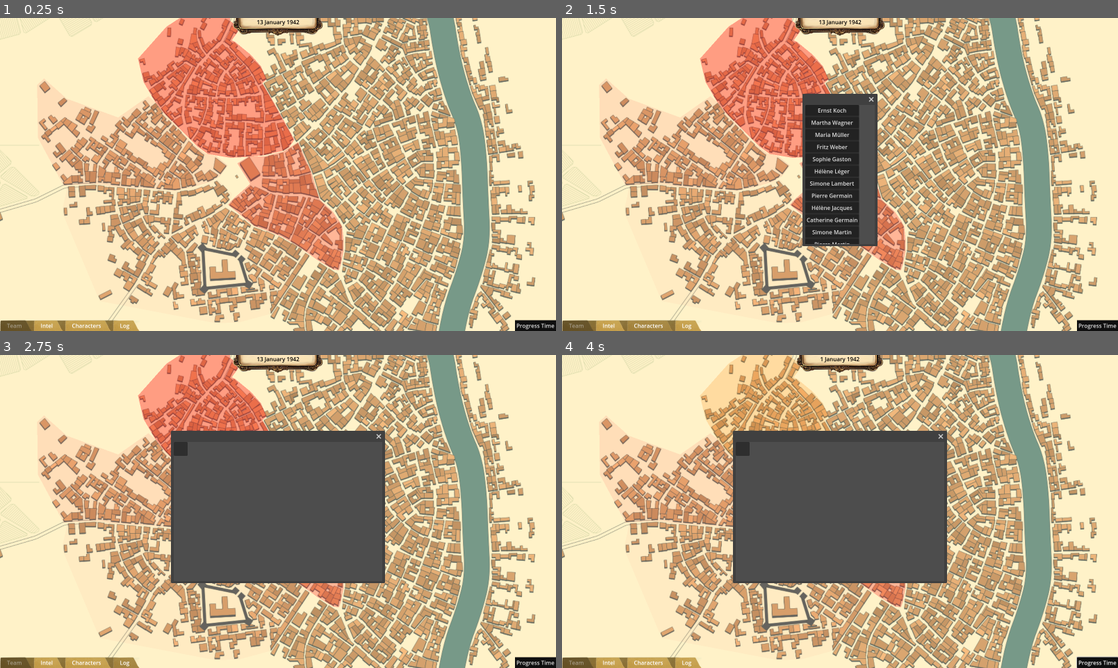
Above: before the commit, frames 1-4 (two rows, left to right).
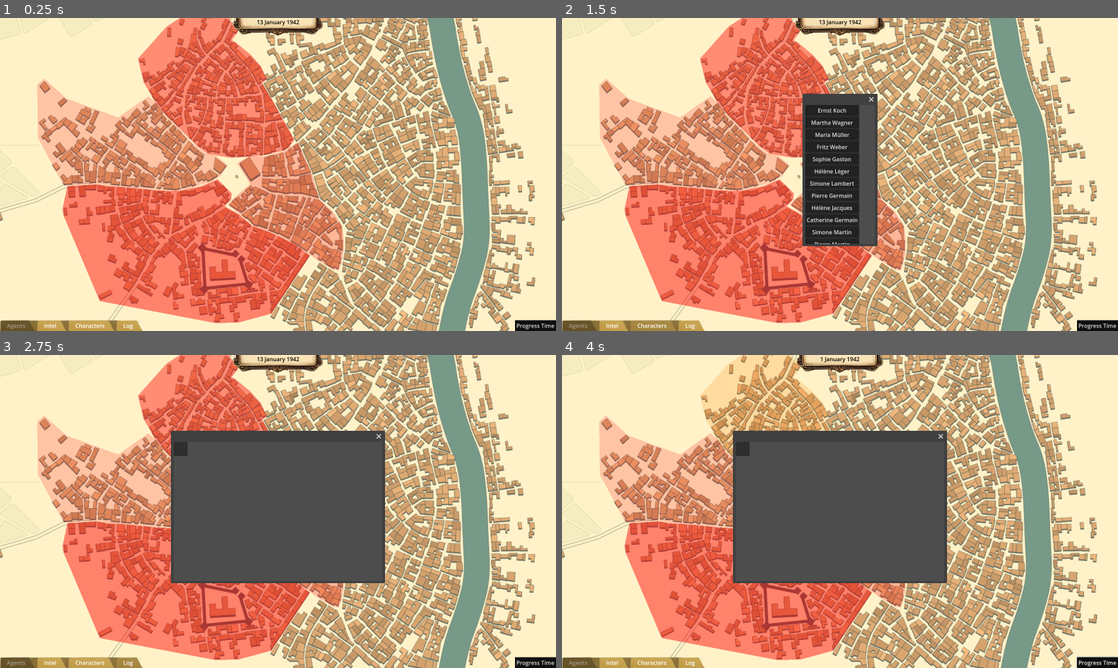
Above: after the commit, the same moments.

Repository: Stormwind-Gaming/stw-gogj-24
Game: Godot game, scene res://scenes/map.tscn
The game is run twice, just before and just after one commit, with the same random seed, the same clock (stepped at 60 frames per second) and the same inputs.
Inputs:
- Up to frame 1 (0.25 s): no input
- Up to frame 2 (1.5 s): click "Intel" at 0.5 s; click "Characters" at 1.25 s
- Up to frame 3 (2.75 s): click "Log" at 2 s
- Up to frame 4 (4 s): click "Progress Time" at 2.75 s; click "Ernst Koch" at 3.5 s

The runs differ from the first frame. In frame 1, 17% of the frame differs, in the area x 1-56%, y 19-100%; in frame 2, 17%; in frame 3, 14%; in frame 4, 14%.

Commit message:
feat: district names and types feat: poi names and types feat: poi static/variable spawn logic

Diff:
--- /dev/null
+++ b/data/poi_names.csv
@@ -0,0 +1,126 @@
+poi_name,poi_type
+Luchtafweer van Noordhoek,ANTI_AIR_EMPLACEMENT
+De Stalen Ring,ANTI_AIR_EMPLACEMENT
+Bergkade Verdediging,ANTI_AIR_EMPLACEMENT
+Luchtscherm van Zuid,ANTI_AIR_EMPLACEMENT
+Hoogtoren Batterij,ANTI_AIR_EMPLACEMENT
+De Rode Roos,BROTHEL
+Het Fluwelen Huis,BROTHEL
+De Nachtbloem,BROTHEL
+Het Verloren Licht,BROTHEL
+De Zoete Schaduw,BROTHEL
+Koffiehuis Van Den Broek,CAFE
+De Koperen Kettle,CAFE
+Visserskaai Café,CAFE
+Brood en Meer,CAFE
+Havenkaffee Het Anker,CAFE
+Kathedraal van St. Bonifatius,CATHEDRAL
+De Grote Dom,CATHEDRAL
+Kathedraal van Licht,CATHEDRAL
+St. Jans Toren,CATHEDRAL
+Kathedraal van de Rivier,CATHEDRAL
+Kerk van St. Andries,CHURCH
+De Kleine Kapel,CHURCH
+St. Clara’s Gebedshuis,CHURCH
+Heilige Hart Kerk,CHURCH
+Kapel aan de Heuvel,CHURCH
+Het Oude Scherm,CINEMA
+Cinema Sterrenlicht,CINEMA
+De Zilveren Lantaarn,CINEMA
+Stadsbioscoop van Kasteelwijk,CINEMA
+Filmhuis Vlaerebeek,CINEMA
+Zuidhaven Docks,DOCKS
+De Zoute Kaai,DOCKS
+Lijnebeek Handelshaven,DOCKS
+Grootelinde Zeehoek,DOCKS
+Stadskade Noord,DOCKS
+De IJzeren Werkplaats,FACTORY
+Het Grote Raderwerk,FACTORY
+Staal & Stoom,FACTORY
+Veldwerk Fabriek,FACTORY
+Machinefabriek Noord,FACTORY
+Post van de Zwarte Helm,GESTAPO_POST
+Bureau van de Donkere Hand,GESTAPO_POST
+Gestapo Hoofdpost West,GESTAPO_POST
+Het IJzeren Oog,GESTAPO_POST
+Kantoor van de Grijze Mantel,GESTAPO_POST
+De Verse Mand,GROCER
+Het Groene Blad,GROCER
+Kruid & Koorn,GROCER
+Tafel van ’t Land,GROCER
+Grootmoeders Keus,GROCER
+Kantoor van de Stad,OFFICE
+Het Handelsgebouw,OFFICE
+Bureau aan de Haven,OFFICE
+Werkplein ’t Spaarvarken,OFFICE
+Administratiehuis,OFFICE
+Park der Vrijheid,PARK
+De Bomenhof,PARK
+Het Stille Weide,PARK
+Kasteeltuin van Rust,PARK
+Rivierenpark,PARK
+Politiehuis van Vrede,POLICE_STATION
+Wijkpost De Zilveren Helm,POLICE_STATION
+Het Wachtstation,POLICE_STATION
+Politiecentrale Noordpoort,POLICE_STATION
+De Blauwe Wacht,POLICE_STATION
+Postkantoor Het Oude Briefje,POST_OFFICE
+Stadsbrieven Bureau,POST_OFFICE
+Post van de Drie Bruggen,POST_OFFICE
+De Rode Posttoren,POST_OFFICE
+Marktplein Post,POST_OFFICE
+De Gouden Beker,PUB
+Het Brouwhuis,PUB
+Brasserie ’t Oude Vaatje,PUB
+Het Verloren Schaap,PUB
+De Groene Gans,PUB
+De Scheve Toren,PUB
+Villa aan de Rivier,RESIDENCE
+Het Blauwe Erf,RESIDENCE
+Huize van der Linden,RESIDENCE
+De Rode Poort,RESIDENCE
+Landhuis aan ’t Veld,RESIDENCE
+De Gouden Lepel,RESTAURANT
+Brasserie de Zilveren Maagd,RESTAURANT
+De Groene Tafel,RESTAURANT
+Het Vuur & De Vork,RESTAURANT
+Café de Stadskeuken,RESTAURANT
+Bakkerij De Smaak,SHOP
+Frituur De Belhamel,SHOP
+Maison du Fromage,SHOP
+Wijnen en Wijnen,SHOP
+De Zoete Hap,SHOP
+Molenhoek Apotheker,SHOP
+Antiek en Curiosa,SHOP
+Brouwerij de Bruine Beer,SHOP
+Modehuis Elize,SHOP
+Het Kleine Boekje,SHOP
+Meubels op Maat,SHOP
+De Zoute Zeemeermin,SHOP
+Atelier van de Klok,SHOP
+Fleur en Veld,SHOP
+Het Notenhuis,SHOP
+De Zilveren Spiegel,SHOP
+Boekhandel ’t Oude Verhaal,SHOP
+Wafelhuis de Lekkerbek,SHOP
+Veldbloemen en Vaassen,SHOP
+Basis Diepzee,SUBMARINE_PEN
+Onderzeehaven Noord,SUBMARINE_PEN
+Pen van de Zwarte Golf,SUBMARINE_PEN
+Marinebunker Zuid,SUBMARINE_PEN
+Rivierdijk Diepte,SUBMARINE_PEN
+Station van Dendeloft,TRAIN_STATION
+Spoorhaven Zoldergem,TRAIN_STATION
+Rijshagen Centraal,TRAIN_STATION
+Hoogspoor Brusselbroek,TRAIN_STATION
+Grootelinde Spoorplein,TRAIN_STATION
+Magazijn Zuidpoort,WAREHOUSE
+Opslag Het Volle Vat,WAREHOUSE
+De Grote Opslag,WAREHOUSE
+Houtloods Oost,WAREHOUSE
+Koelhuis West,WAREHOUSE
+Werkplaats van de Oude Smid,WORKSHOP
+Meesterwerk Atelier,WORKSHOP
+Klokkenmakerij van Waas,WORKSHOP
+Het Houten Wiel,WORKSHOP
+De Zilveren Schaar,WORKSHOP
--- /dev/null
+++ b/data/poi_types.csv
@@ -0,0 +1,19 @@
+poi_name,poi_description,district_type,spawn_chance,max_spawn_quantity
+Cinema,,shopping,100,1
+Grocer,,shopping,75,-1
+Shop,,shopping,75,-1
+Pub,,shopping,50,-1
+Restaurant,,shopping,50,-1
+Residence,,shopping,25,-1
+Factory,,industrial,75,-1
+Workshop,,industrial,75,-1
+Warehouse,,industrial,75,-1
+Office,,industrial,50,-1
+Anti Air Emplacement,,industrial,50,-1
+Residence,,residential,75,-1
+Pub,,residential,50,3
+Cafe,,residential,50,3
+Shop,,residential,50,3
+Church,,residential,50,2
+Restaurant,,residential,25,3
+Gestapo Post,,residential,25,3
--- a/scenes/districts/district_c.tscn
+++ b/scenes/districts/district_c.tscn
@@ -1,9 +1,8 @@
-[gd_scene load_steps=5 format=3 uid="uid://cdhfja2nolmpl"]
+[gd_scene load_steps=4 format=3 uid="uid://cdhfja2nolmpl"]
 
 [ext_resource type="Script" path="res://scripts/district.gd" id="1_segdj"]
 [ext_resource type="Texture2D" uid="uid://cuyfkmlgcpdhb" path="res://assets/city.svg" id="2_gyqnt"]
-[ext_resource type="PackedScene" uid="uid://bue8o2mrnetun" path="res://scenes/pois/poi_static.tscn" id="3_bhahb"]
-[ext_resource type="PackedScene" uid="uid://b8whiyhmyjogs" path="res://scenes/pois/poi_variable.tscn" id="4_ouxf6"]
+[ext_resource type="PackedScene" uid="uid://bue8o2mrnetun" path="res://scenes/pois/poi.tscn" id="3_bhahb"]
 
 [node name="District_C" type="Area2D"]
 script = ExtResource("1_segdj")
@@ -24,27 +23,29 @@
 
 [node name="pois" type="Node2D" parent="."]
 
-[node name="Poi_Static" parent="pois" instance=ExtResource("3_bhahb")]
-poi_static_name = "Cathedral"
-poi_static_description = "This is the PoI of the Cathedral"
+[node name="Poi" parent="pois" instance=ExtResource("3_bhahb")]
+poi_static = true
+poi_static_type = 10
+poi_static_name = "Test C"
+poi_static_description = "Test Static"
 
-[node name="CollisionPolygon2D" type="CollisionPolygon2D" parent="pois/Poi_Static"]
+[node name="CollisionPolygon2D" type="CollisionPolygon2D" parent="pois/Poi"]
 polygon = PackedVector2Array(691, 417, 717, 400, 748, 447, 722, 465)
 
-[node name="Poi_Variable" parent="pois" instance=ExtResource("4_ouxf6")]
+[node name="Poi2" parent="pois" instance=ExtResource("3_bhahb")]
 
-[node name="CollisionPolygon2D" type="CollisionPolygon2D" parent="pois/Poi_Variable"]
-polygon = PackedVector2Array(759, 424, 775, 424, 774, 398, 761, 401)
+[node name="CollisionPolygon2D" type="CollisionPolygon2D" parent="pois/Poi2"]
+polygon = PackedVector2Array(762, 449, 766, 423, 791, 425, 788, 453)
 
-[node name="Poi_Variable2" parent="pois" instance=ExtResource("4_ouxf6")]
+[node name="Poi3" parent="pois" instance=ExtResource("3_bhahb")]
 
-[node name="CollisionPolygon2D" type="CollisionPolygon2D" parent="pois/Poi_Variable2"]
-polygon = PackedVector2Array(775, 424, 790, 424, 788, 394, 774, 397)
+[node name="CollisionPolygon2D" type="CollisionPolygon2D" parent="pois/Poi3"]
+polygon = PackedVector2Array(742, 487, 715, 509, 762, 525, 764, 500)
 
-[node name="Poi_Variable3" parent="pois" instance=ExtResource("4_ouxf6")]
+[node name="Poi4" parent="pois" instance=ExtResource("3_bhahb")]
 
-[node name="CollisionPolygon2D" type="CollisionPolygon2D" parent="pois/Poi_Variable3"]
-polygon = PackedVector2Array(770, 490, 754, 483, 756, 462, 776, 462)
+[node name="CollisionPolygon2D" type="CollisionPolygon2D" parent="pois/Poi4"]
+polygon = PackedVector2Array(798, 472, 789, 501, 838, 501, 843, 471)
 
 [connection signal="input_event" from="." to="." method="_on_input_event"]
 [connection signal="mouse_entered" from="." to="." method="_on_mouse_entered"]
--- a/scenes/gui/footer.tscn
+++ b/scenes/gui/footer.tscn
@@ -13,7 +13,7 @@
 [sub_resource type="StyleBoxFlat" id="StyleBoxFlat_qsspa"]
 bg_color = Color(0, 0, 0, 1)
 
-[node name="Footer" type="Control"]
+[node name="Footer" type="Control" node_paths=PackedStringArray("show_character_list_button", "show_intel_list_button", "show_log_list_button", "show_agents_list_button", "turn_button")]
 layout_mode = 3
 anchors_preset = 12
 anchor_top = 1.0
@@ -22,6 +22,11 @@
 grow_horizontal = 2
 grow_vertical = 0
 script = ExtResource("1_hd6ji")
+show_character_list_button = NodePath("HBoxContainer/PanelContainer3/HBoxContainer/CharacterListButton")
+show_intel_list_button = NodePath("HBoxContainer/PanelContainer3/HBoxContainer/IntelListButton")
+show_log_list_button = NodePath("HBoxContainer/PanelContainer3/HBoxContainer/LogListButton")
+show_agents_list_button = NodePath("HBoxContainer/PanelContainer3/HBoxContainer/AgentsListButton")
+turn_button = NodePath("HBoxContainer/PanelContainer/TurnButton")
 
 [node name="HBoxContainer" type="HBoxContainer" parent="."]
 layout_mode = 1
@@ -42,11 +47,11 @@
 layout_mode = 2
 theme = ExtResource("2_3ln20")
 
-[node name="TeamListButton" type="Button" parent="HBoxContainer/PanelContainer3/HBoxContainer"]
+[node name="AgentsListButton" type="Button" parent="HBoxContainer/PanelContainer3/HBoxContainer"]
 layout_mode = 2
 focus_mode = 0
 disabled = true
-text = "Team"
+text = "Agents"
 
 [node name="IntelListButton" type="Button" parent="HBoxContainer/PanelContainer3/HBoxContainer"]
 layout_mode = 2
@@ -63,19 +68,6 @@
 focus_mode = 0
 text = "Log"
 
-[node name="TabBar" type="TabBar" parent="HBoxContainer/PanelContainer3/HBoxContainer"]
-visible = false
-layout_mode = 2
-current_tab = 0
-clip_tabs = false
-scrolling_enabled = false
-scroll_to_selected = false
-tab_count = 4
-tab_0/title = "Team"
-tab_1/title = "Intel"
-tab_2/title = "Characters"
-tab_3/title = "Log"
-
 [node name="VSeparator" type="VSeparator" parent="HBoxContainer"]
 layout_mode = 2
 size_flags_horizontal = 3
@@ -88,5 +80,3 @@
 [node name="TurnButton" type="Button" parent="HBoxContainer/PanelContainer"]
 layout_mode = 2
 text = "Progress Time"
-
-[connection signal="tab_clicked" from="HBoxContainer/PanelContainer3/HBoxContainer/TabBar" to="." method="_on_tab_bar_tab_clicked"]
--- a/scenes/pois/poi_variable.tscn
+++ b/scenes/pois/poi.tscn
@@ -1,16 +1,18 @@
-[gd_scene load_steps=3 format=3 uid="uid://b8whiyhmyjogs"]
+[gd_scene load_steps=3 format=3 uid="uid://bue8o2mrnetun"]
 
-[ext_resource type="Script" path="res://scripts/pois/poi.gd" id="1_dl23m"]
-[ext_resource type="Texture2D" uid="uid://dniextr4kn1uv" path="res://assets/PoI.png" id="2_20hx0"]
+[ext_resource type="Script" path="res://scripts/pois/poi.gd" id="1_cwy0w"]
+[ext_resource type="Texture2D" uid="uid://dniextr4kn1uv" path="res://assets/PoI.png" id="2_y8567"]
 
-[node name="Poi_Variable" type="Area2D"]
+[node name="Poi" type="Area2D"]
 top_level = true
-script = ExtResource("1_dl23m")
+script = ExtResource("1_cwy0w")
+poi_static = false
+poi_static_type = 3
 
 [node name="Sprite2D" type="Sprite2D" parent="."]
 visible = false
 scale = Vector2(0.3, 0.3)
-texture = ExtResource("2_20hx0")
+texture = ExtResource("2_y8567")
 
 [node name="Polygon2D" type="Polygon2D" parent="."]
 top_level = true
--- a/scenes/pois/poi_static.tscn
+++ /dev/null
@@ -1,20 +0,0 @@
-[gd_scene load_steps=3 format=3 uid="uid://bue8o2mrnetun"]
-
-[ext_resource type="Script" path="res://scripts/pois/poi_static.gd" id="1_okdc4"]
-[ext_resource type="Texture2D" uid="uid://dniextr4kn1uv" path="res://assets/PoI.png" id="2_lxyk4"]
-
-[node name="Poi_Static" type="Area2D"]
-top_level = true
-script = ExtResource("1_okdc4")
-
-[node name="Sprite2D" type="Sprite2D" parent="."]
-visible = false
-scale = Vector2(0.3, 0.3)
-texture = ExtResource("2_lxyk4")
-
-[node name="Polygon2D" type="Polygon2D" parent="."]
-top_level = true
-
-[connection signal="input_event" from="." to="." method="_on_poi_clicked"]
-[connection signal="mouse_entered" from="." to="." method="_on_mouse_entered"]
-[connection signal="mouse_exited" from="." to="." method="_on_mouse_exited"]
--- a/scripts/district.gd
+++ b/scripts/district.gd
@@ -1,6 +1,7 @@
 extends Node
 class_name District
 
+var district_type: Enums.DistrictType
 var district_name: String = ""
 var district_description: String = ""
 var rumour_text: String = ""
@@ -22,8 +23,13 @@
 signal poi_unhovered
 
 func _ready() -> void:
-	# set heat random 1-100
-	heat = randi() % 100 + 1
+	# Give the district a random type
+	district_type = randi() % Enums.DistrictType.size() as Enums.DistrictType
+
+	print("District Type: %s" % district_type)
+
+	# set heat random 20-80
+	heat = randi() % 80 + 21
 
 	# set heat color alpha based on heat between 0 and 0.5
 	heat_color.a = heat / 200
@@ -37,9 +43,72 @@
 		pois.append(poi)
 
 	for poi in pois:
+		# connect signals
 		poi.connect("poi_hovered", _on_poi_hovered)
 		poi.connect("poi_unhovered", _on_poi_unhovered)
-		poi.setup_poi()
+		# setup visuals
+		poi.setup_poi_visuals()
+
+		if poi.poi_static:
+			poi.set_poi_details(self, Enums.POIType.NONE, "", "")
+			print("%s - %s" % [poi.poi_name, poi.poi_type])
+			continue
+
+		# get a random poi type
+		var poi_types = Globals.get_poi_types(district_type)
+
+		# if a POI has a spawn chance of 100, it will always spawn, so we need to check if we already have the max of that type
+		var guaranteed_poi_types = poi_types.filter(
+			func(poi_type):
+				return poi_type["spawn_chance"] == 100
+		).filter(
+			func(poi_type):
+				return pois.filter(
+					func(poi_to_filter):
+						return poi_to_filter.poi_type == poi_type["poi_type"]
+				).size() < poi_type["max_spawn_quantity"]
+		)
+
+		var selected_poi_type = null
+		if guaranteed_poi_types.size() > 0:
+			selected_poi_type = guaranteed_poi_types[0]
+		else:
+			# filter poi types by if they have a max_spawn_quantity and if we already have the max of that type
+			var filtered_poi_types = poi_types.filter(
+				func(poi_type):
+					if poi_type["max_spawn_quantity"] == -1:
+						return true
+					else:
+						return pois.filter(
+							func(poi_to_filter):
+								return poi_to_filter.poi_type == poi_type["poi_type"]
+						).size() < poi_type["max_spawn_quantity"]
+			)
+			# get a random poi type from the filtered list based on spawn_chance by adding all spawn chances together
+			var total_spawn_chance = 0
+			for poi_type in filtered_poi_types:
+				total_spawn_chance += poi_type["spawn_chance"]
+			var random_spawn_chance = randi_range(0, total_spawn_chance)
+
+			# get the poi type based on the random spawn chance
+			var current_spawn_chance = 0
+			for poi_type in filtered_poi_types:
+				current_spawn_chance += poi_type["spawn_chance"]
+				if random_spawn_chance <= current_spawn_chance:
+					selected_poi_type = poi_type
+					break
+
+		# if we didn't find a poi type, return
+		if selected_poi_type == null:
+			print("No poi type found")
+			return
+
+		# get the poi name by type
+		var poi_name = Globals.get_poi_name(selected_poi_type["poi_type"])
+
+		print("%s - %s" % [poi_name, selected_poi_type["poi_name"]])
+		# set the poi details
+		poi.set_poi_details(self, selected_poi_type["poi_type"], "%s - %s" % [poi_name, selected_poi_type["poi_name"]], selected_poi_type["poi_description"])
 
 #region District
 
--- a/scripts/enums.gd
+++ b/scripts/enums.gd
@@ -1,7 +1,4 @@
 extends Node
-
-# enum DistrictType {District_NE, District_NW, District_SE, District_SW}
-enum POIType {}
 
 enum CharacterGender {
 	MALE,
@@ -39,3 +36,37 @@
 	ASSASSINATION,
 	PROPAGANDA
 }
+
+enum DistrictType {
+	SHOPPING,
+	INDUSTRIAL,
+	RESIDENTIAL,
+}
+
+enum POIType {
+	NONE,
+	GESTAPO_HQ,
+	TOWN_HALL,
+	PARK,
+	POST_OFFICE,
+	POLICE_STATION,
+	TRAIN_STATION,
+	DOCKS,
+	BROTHEL,
+	SUBMARINE_PEN,
+	CATHEDRAL,
+	CINEMA,
+	GROCER,
+	SHOP,
+	OFFICE,
+	CHURCH,
+	PUB,
+	CAFE,
+	FACTORY,
+	WAREHOUSE,
+	RESIDENCE,
+	RESTAURANT,
+	WORKSHOP,
+	ANTI_AIR_EMPLACEMENT,
+	GESTAPO_POST,
+}
--- a/scripts/globals.gd
+++ b/scripts/globals.gd
@@ -8,18 +8,26 @@
 	"district_names": "res://data/district_names.csv",
 	"first_names": "res://data/first_names.csv",
 	"last_names": "res://data/last_names.csv",
+	"poi_types": "res://data/poi_types.csv",
+	"poi_names": "res://data/poi_names.csv"
 }
 
 var town_names = []
 var district_names = []
 var first_names = []
 var last_names = []
+var poi_types = []
+var poi_names = []
 
 func _ready() -> void:
 	_load_town_names(load_csvs["town_names"])
 	_load_district_names(load_csvs["district_names"])
 	_load_first_names(load_csvs["first_names"])
 	_load_last_names(load_csvs["last_names"])
+	_load_poi_types(load_csvs["poi_types"])
+	_load_poi_names(load_csvs["poi_names"])
+
+#region Loaders
 
 func _load_town_names(path: String) -> void:
 	var csv_data = load(path)
@@ -50,6 +58,33 @@
 			"last_name": record["last_name"],
 			"nationality": nationality
 		})
+
+func _load_poi_types(path: String) -> void:
+	var csv_data = load(path)
+	for record in csv_data.records:
+		var poi_type = poi_type_map[record["poi_name"].to_upper()]
+		var district_type = district_type_map[record["district_type"].to_upper()]
+		poi_types.append({
+			"poi_type": poi_type,
+			"poi_name": record["poi_name"],
+			"poi_description": record["poi_description"],
+			"district_type": district_type,
+			"spawn_chance": record["spawn_chance"],
+			"max_spawn_quantity": record["max_spawn_quantity"]
+		})
+
+func _load_poi_names(path: String) -> void:
+	var csv_data = load(path)
+	for record in csv_data.records:
+		var poi_type = poi_type_map[record["poi_type"].to_upper()]
+		poi_names.append({
+			"poi_type": poi_type,
+			"poi_name": record["poi_name"],
+		})
+
+#endregion
+
+#region getters
 
 func get_new_town_name() -> String:
 	return town_names[randi() % town_names.size()]
@@ -83,6 +118,27 @@
 			return last_name != null and last_name.nationality == nationality
 	)
 
+func get_poi_types(district: Enums.DistrictType) -> Array:
+	return poi_types.filter(
+		func(poi_type):
+			return poi_type != null and poi_type.district_type == district
+	)
+
+func get_poi_name(poi_type: Enums.POIType) -> String:
+	var filtered_poi_names = poi_names.filter(
+		func(poi_name):
+			return poi_name != null and poi_name.poi_type == poi_type
+	)
+	return filtered_poi_names[randi() % filtered_poi_names.size()]["poi_name"]
+
+func get_all_poi_names(poi_type: Enums.POIType) -> Array:
+	return poi_names.filter(
+		func(poi_name):
+			return poi_name != null and poi_name.poi_type == poi_type
+	)
+
+#endregion
+
 #region EnumMaps
 
 var gender_map = {
@@ -95,4 +151,44 @@
 	"BELGIAN": Enums.CharacterNationality.BELGIAN
 }
 
+var poi_type_map = {
+	"CINEMA": Enums.POIType.CINEMA,
+	"GROCER": Enums.POIType.GROCER,
+	"SHOP": Enums.POIType.SHOP,
+	"PUB": Enums.POIType.PUB,
+	"RESTAURANT": Enums.POIType.RESTAURANT,
+	"RESIDENCE": Enums.POIType.RESIDENCE,
+	"FACTORY": Enums.POIType.FACTORY,
+	"WORKSHOP": Enums.POIType.WORKSHOP,
+	"WAREHOUSE": Enums.POIType.WAREHOUSE,
+	"OFFICE": Enums.POIType.OFFICE,
+	"ANTI_AIR_EMPLACEMENT": Enums.POIType.ANTI_AIR_EMPLACEMENT,
+	"ANTI AIR EMPLACEMENT": Enums.POIType.ANTI_AIR_EMPLACEMENT,
+	"CHURCH": Enums.POIType.CHURCH,
+	"GESTAPO_POST": Enums.POIType.GESTAPO_POST,
+	"GESTAPO POST": Enums.POIType.GESTAPO_POST,
+	"CAFE": Enums.POIType.CAFE,
+	"GESTAPO_HQ": Enums.POIType.GESTAPO_HQ,
+	"GESTAPO HQ": Enums.POIType.GESTAPO_HQ,
+	"TOWN_HALL": Enums.POIType.TOWN_HALL,
+	"PARK": Enums.POIType.PARK,
+	"POST_OFFICE": Enums.POIType.POST_OFFICE,
+	"POST OFFICE": Enums.POIType.POST_OFFICE,
+	"POLICE_STATION": Enums.POIType.POLICE_STATION,
+	"POLICE STATION": Enums.POIType.POLICE_STATION,
+	"TRAIN_STATION": Enums.POIType.TRAIN_STATION,
+	"TRAIN STATION": Enums.POIType.TRAIN_STATION,
+	"DOCKS": Enums.POIType.DOCKS,
+	"BROTHEL": Enums.POIType.BROTHEL,
+	"SUBMARINE_PEN": Enums.POIType.SUBMARINE_PEN,
+	"SUBMARINE PEN": Enums.POIType.SUBMARINE_PEN,
+	"CATHEDRAL": Enums.POIType.CATHEDRAL
+}
+
+var district_type_map = {
+	"SHOPPING": Enums.DistrictType.SHOPPING,
+	"INDUSTRIAL": Enums.DistrictType.INDUSTRIAL,
+	"RESIDENTIAL": Enums.DistrictType.RESIDENTIAL
+}
+
 #endregion
--- a/scripts/gui/footer.gd
+++ b/scripts/gui/footer.gd
@@ -4,10 +4,11 @@
 var intel_list_scene = preload("res://scenes/gui/intel_list.tscn")
 var log_list_scene = preload("res://scenes/gui/log_list.tscn")
 
-@onready var show_character_list_button = $HBoxContainer/PanelContainer3/HBoxContainer/CharacterListButton
-@onready var show_intel_list_button = $HBoxContainer/PanelContainer3/HBoxContainer/IntelListButton
-@onready var show_log_list_button = $HBoxContainer/PanelContainer3/HBoxContainer/LogListButton
-@onready var turn_button = $HBoxContainer/PanelContainer/TurnButton
+@export var show_character_list_button: Button
+@export var show_intel_list_button: Button
+@export var show_log_list_button: Button
+@export var show_agents_list_button: Button
+@export var turn_button: Button
 
 func _ready():
 	# Connect the button's "pressed" signal to a function using Callable
@@ -21,7 +22,7 @@
 func _on_tab_bar_tab_clicked(tab: int) -> void:
 	match tab:
 		0:
-			# _on_show_team_list_button_pressed()
+			# _on_show_agents_list_button_pressed()
 			pass
 		1:
 			_on_show_intel_list_button_pressed()
--- a/scripts/map.gd
+++ b/scripts/map.gd
@@ -6,6 +6,9 @@
 @export var districts: Array[District] = []
 
 func _ready() -> void:
+	# get random seed
+	randomize()
+
 	_generate_population()
 
 	town_name = Globals.town_names[randi() % Globals.town_names.size()]
--- a/scripts/pois/poi.gd
+++ b/scripts/pois/poi.gd
@@ -1,5 +1,12 @@
 extends Area2D
 class_name PointOfInterest
+
+@export var poi_static := true
+
+@export_group("Static Variables")
+@export var poi_static_type: Enums.POIType
+@export var poi_static_name: String = ""
+@export_multiline var poi_static_description: String = ""
 
 var enabled: bool = false
 var parent_district: District
@@ -8,6 +15,7 @@
 var rumour_config : IntelFactory.RumourConfig = IntelFactory.RumourConfig.new(25,25,25,25)
 #TODO: Dynamically change stat_check_type for each POI, currently this gives all POI SMARTS type checks
 var stat_check_type: Enums.StatCheckType = Enums.StatCheckType.SMARTS
+var poi_type: Enums.POIType
 var poi_name: String = ""
 var poi_description: String = ""
 
@@ -23,15 +31,21 @@
 	GlobalRegistry.register_object(GlobalRegistry.Registry_Category.POI, self)
 	GameController.connect("district_just_focused", _on_district_just_focused)
 
-func setup_poi():
+func setup_poi_visuals():
 	$Polygon2D.position = self.get_global_position()
 	$Polygon2D.polygon = $CollisionPolygon2D.polygon
 	$Polygon2D.color = no_color
 
-func set_poi_details(parent_district_arg: District, poi_name_arg: String, poi_description_arg: String) -> void:
+func set_poi_details(parent_district_arg: District, poi_type_arg: Enums.POIType, poi_name_arg: String, poi_description_arg: String) -> void:
 	parent_district = parent_district_arg
-	poi_name = poi_name_arg
-	poi_description = poi_description_arg
+	if poi_static:
+		poi_type = poi_static_type
+		poi_name = poi_static_name
+		poi_description = poi_static_description
+	else:
+		poi_type = poi_type_arg
+		poi_name = poi_name_arg
+		poi_description = poi_description_arg
 
 # Function to expand on mouse hover
 func _on_mouse_entered():
--- a/scripts/pois/poi_static.gd
+++ /dev/null
@@ -1,7 +0,0 @@
-extends PointOfInterest
-
-@export var poi_static_name: String = ""
-@export_multiline var poi_static_description: String = ""
-
-func _init() -> void:
-	set_poi_details(parent_district, poi_static_name, poi_static_description)
--- a/scripts/pois/poi_variable.gd
+++ /dev/null
@@ -1,4 +0,0 @@
-extends PointOfInterest
-
-func _init(poi_variable_name_arg: String = '', poi_variable_description_arg: String = '') -> void:
-	set_poi_details(parent_district, poi_variable_name_arg, poi_variable_description_arg)
Not shown, added: data/poi_names.csv.import
Not shown, added: data/poi_types.csv.import
